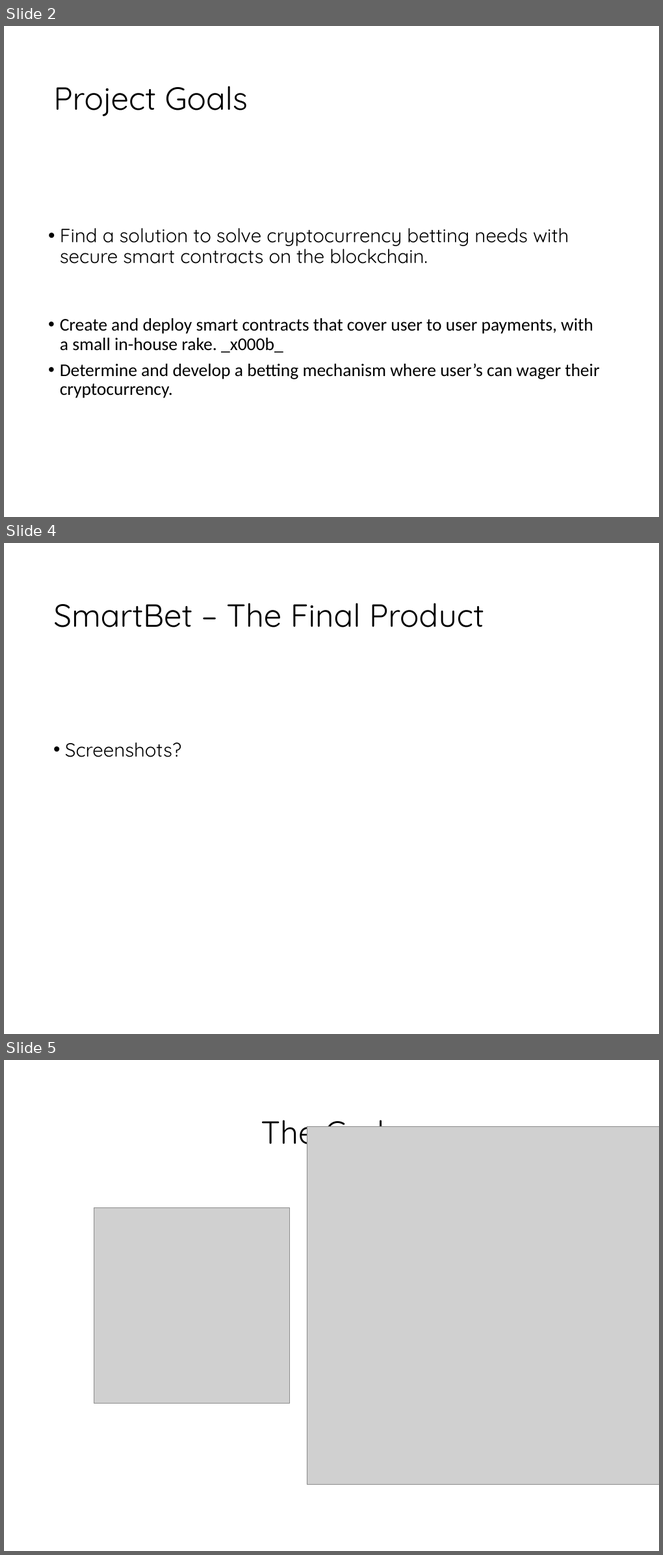
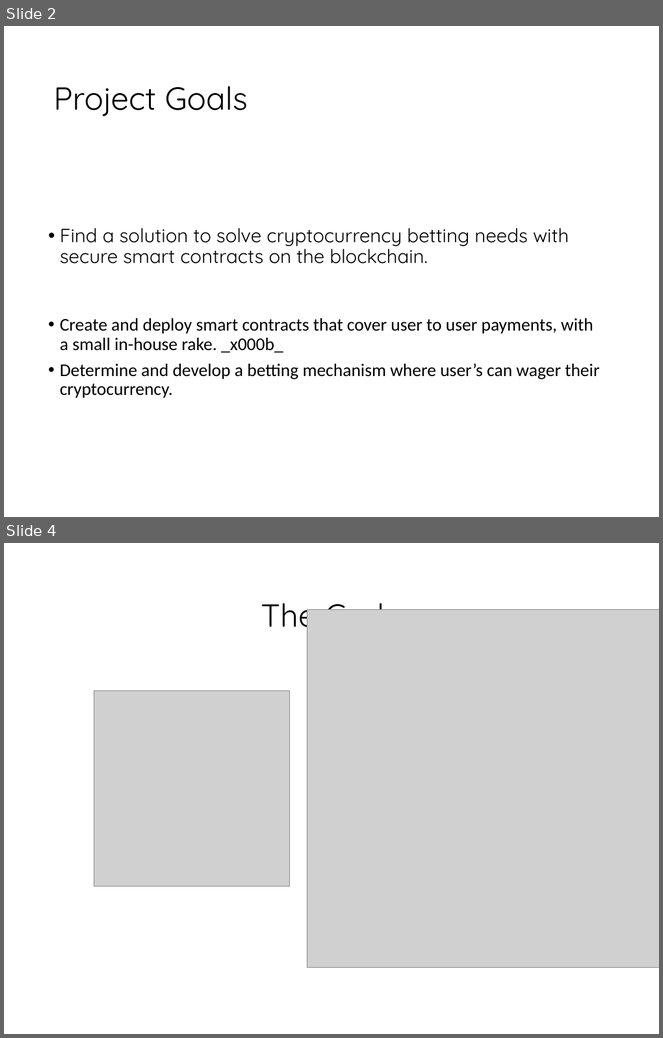
Before and after one commit to EmilianoAmador/Crypto-Gamble_Edition_REKT, a slide deck: BetSmart Presentation.ppt. Shown one above the other, each under a label of ours: slides 2, 4 and 5 before the commit, slides 2 and 4 after it; the slides between them are not shown. The pictures are 663x1555 and 663x1038 pixels, drawn with LibreOffice and Linux fonts; fonts in the diff are those of the drawing; grey boxes stand for pictures; background and template pictures are left out. Boxes give left, top, right and bottom in pixels: in the first picture for what was removed or moved away, otherwise in the second. Text is boxed around its words. In the diff, an @@ line names an element or a change of style, - is before the commit and + after.

```diff
--- a/BetSmart Presentation.ppt
+++ b/BetSmart Presentation.ppt
@@ slide 4 removed at bbox=[4, 543, 659, 1034], background picture (left out) @@
@@ title removed at bbox=[53, 603, 484, 627] @@
-SmartBet – The Final Product
@@ text removed at bbox=[65, 743, 181, 757] @@
-• Screenshots?
@@ what was slide 5 is now slide 4 @@
```
Also in this commit, not shown: 1 slide changed.
